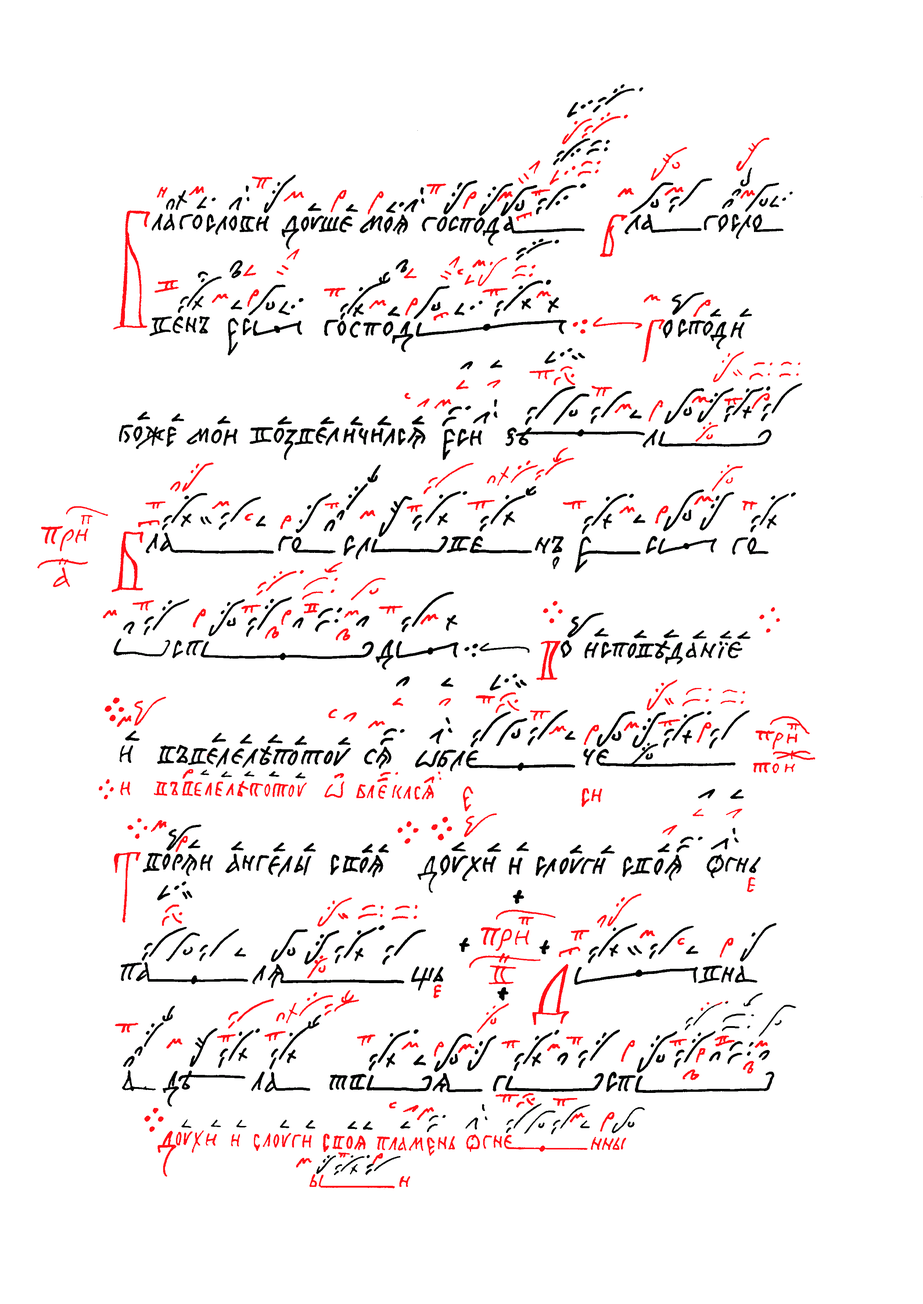
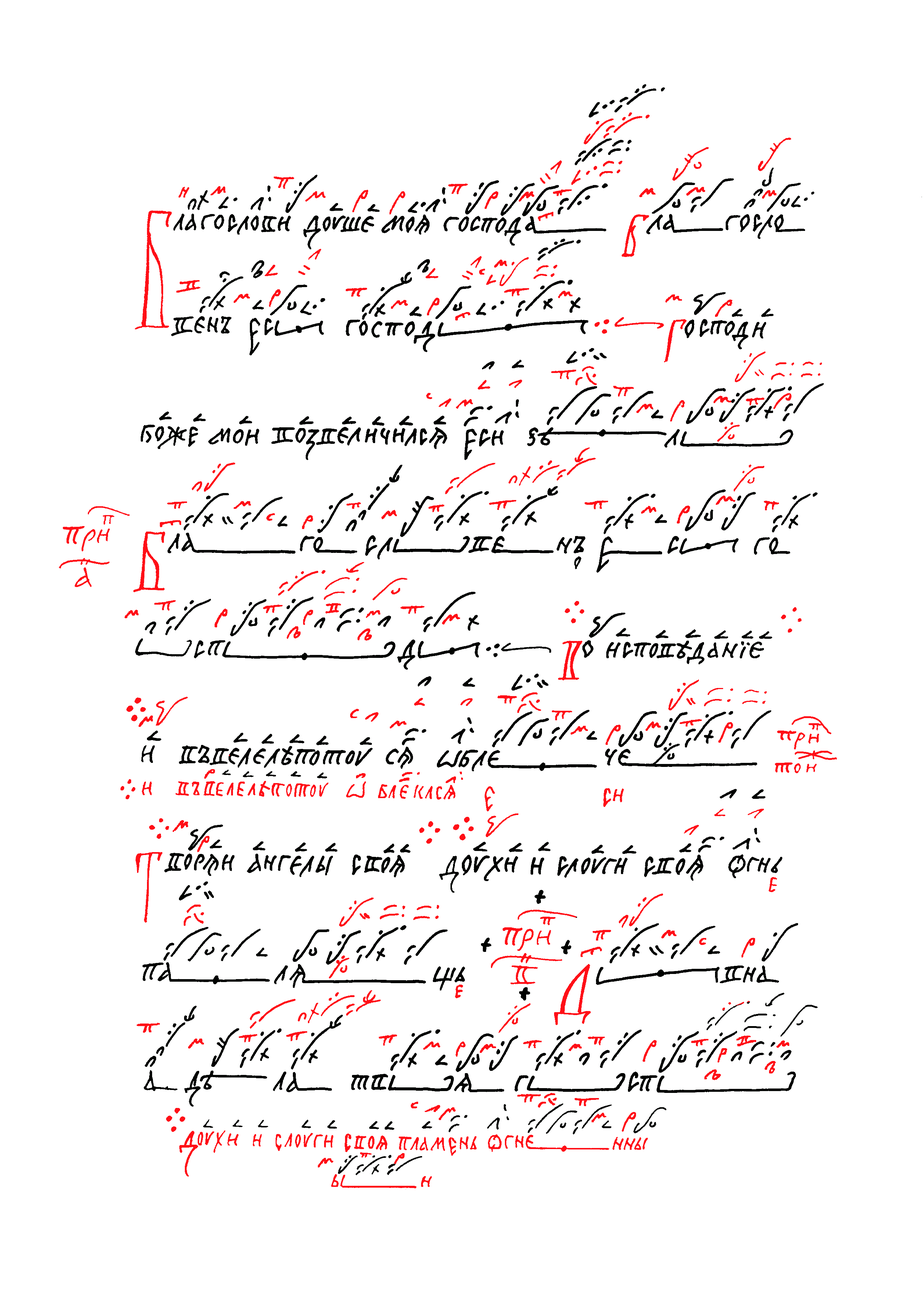
Revision of a layered 923×1304 image; what changed, layer by layer:
painted on "Червила" over (x1=37, y1=112, x2=837, y2=1190)
painted on "Чернила" over (x1=113, y1=84, x2=824, y2=1176)
